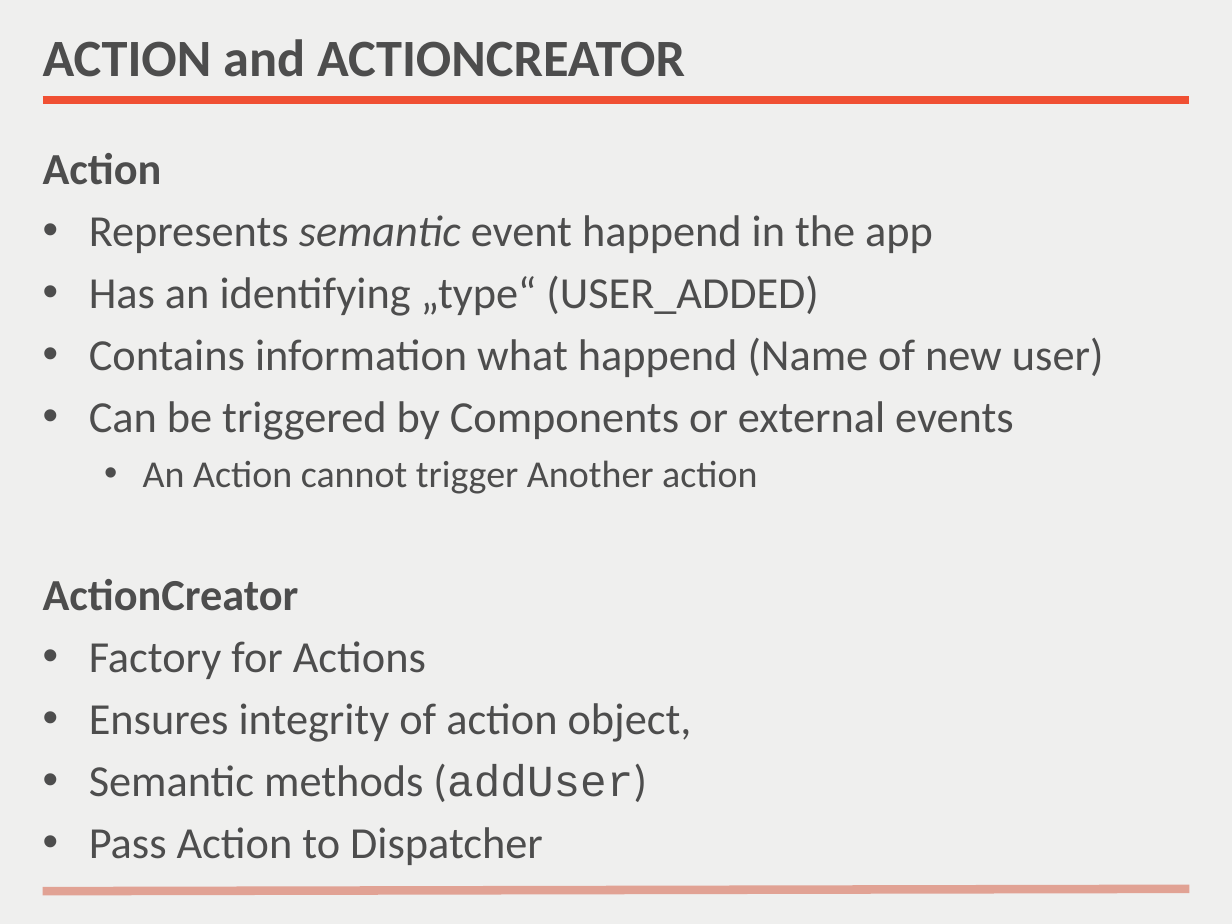
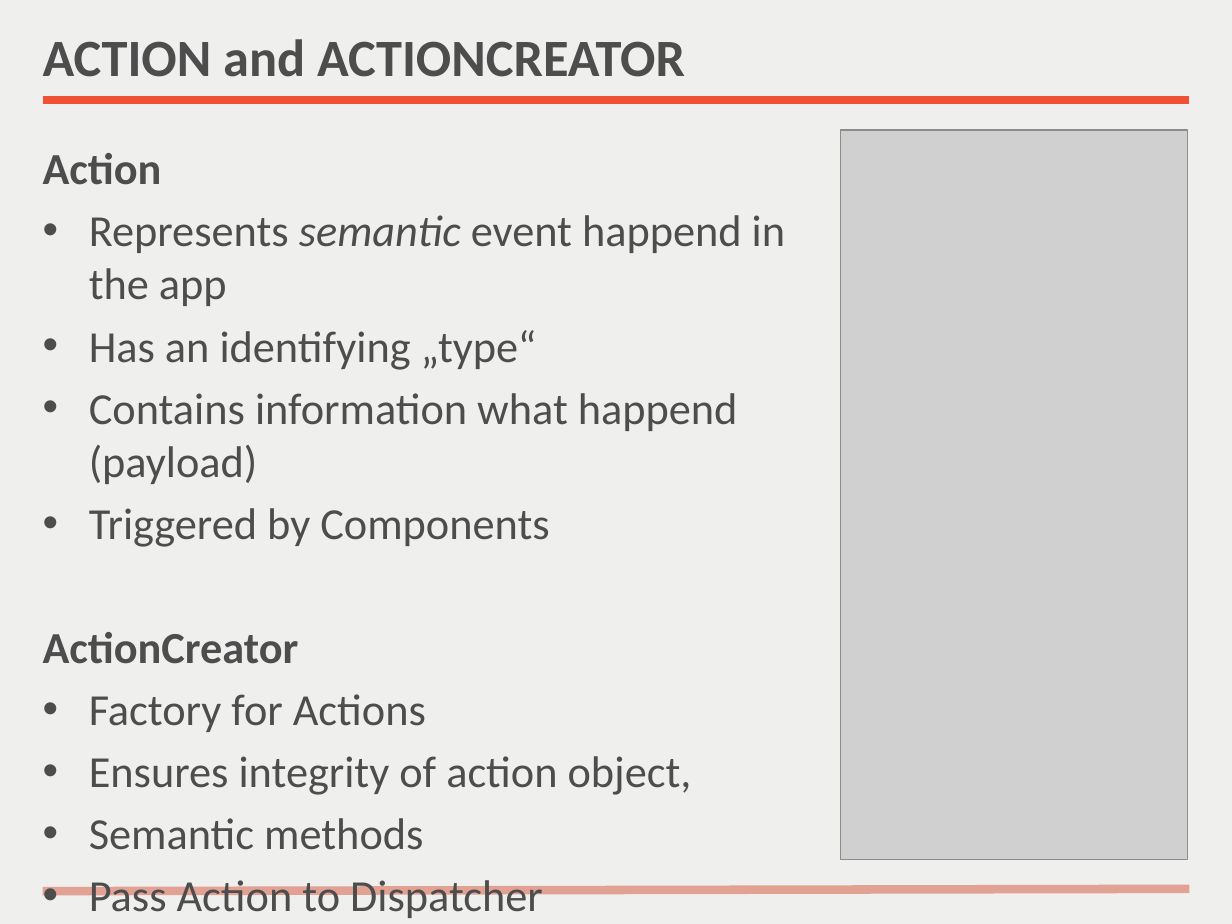
Before and after one commit to nilshartmann/react-meetup-flux, a slide deck: slide 16 of Flux Introduction.pptx. Drawn at 1232x924 pixels with LibreOffice and Linux fonts; fonts in the diff are those of the drawing; grey boxes stand for pictures. Boxes give left, top, right and bottom in pixels: in the first picture for what was removed or moved away, otherwise in the second. Text is boxed around its words. In the diff, an @@ line names an element or a change of style, - is before the commit and + after.

```diff
--- a/Flux Introduction.pptx
+++ b/Flux Introduction.pptx
@@ picture added at (x1=840, y1=131, x2=1188, y2=860) @@
@@ text at (x1=89, y1=330, x2=738, y2=547): text changed @@
-• Has an identifying „type“ (USER_ADDED)
-• Contains information what happend (Name of new user)
-• Can be triggered by Components or external events
-  • An Action cannot trigger Another action
+• Has an identifying „type“
+• Contains information what happend (payload)
+• Triggered by Components
@@ text at (x1=89, y1=818, x2=423, y2=850): text changed @@
-• Semantic methods (addUser)
+• Semantic methods
```
Also in this commit, not shown: 3 other slides changed, 1 slide added, 1 slide removed, 1 other file.
